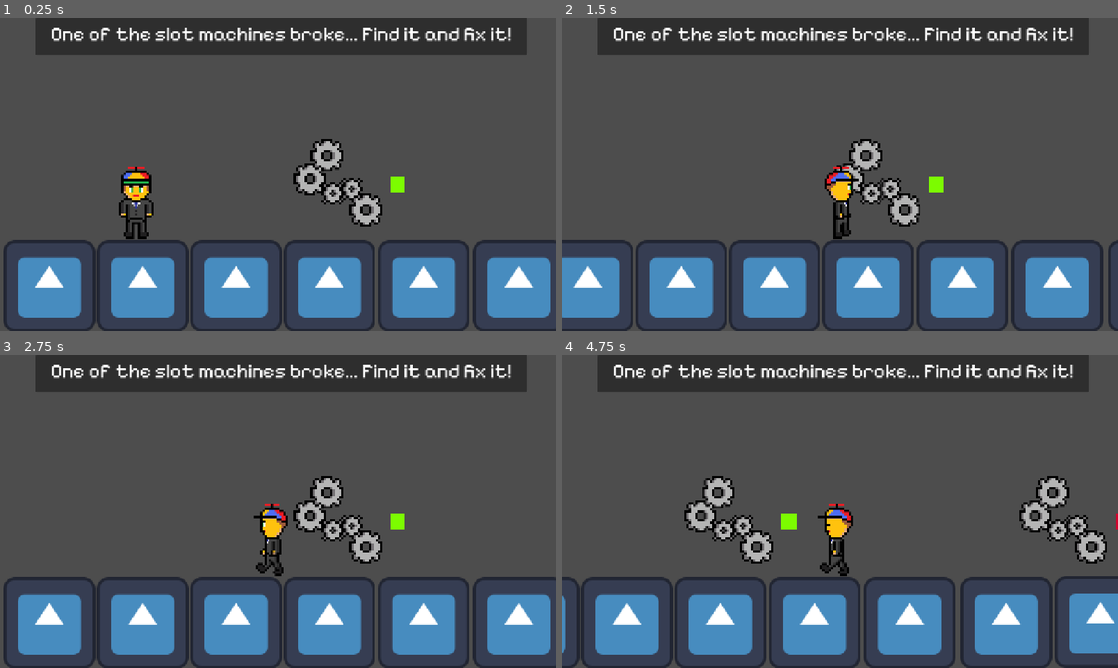
Above: before the commit, frames 1-4 (two rows, left to right).
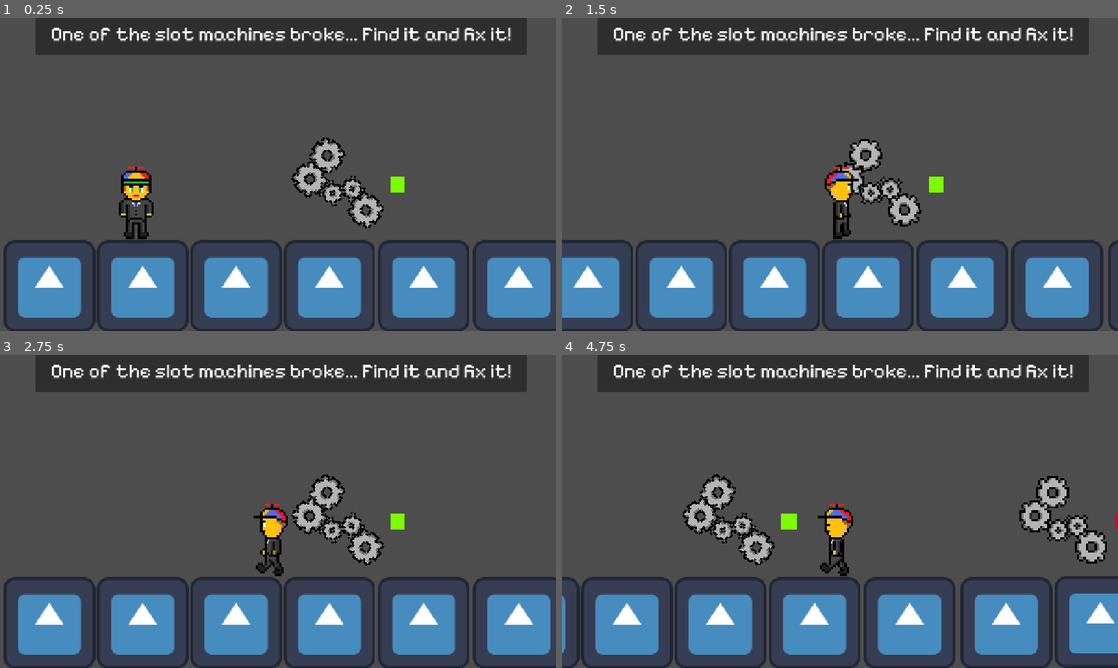
Above: after the commit, the same moments.

Repository: Chrisieee/very-serious-game
Game: Godot game, scene res://scenes/level_1.tscn
Same seed, same stepped clock (60 frames per second), same inputs: the game is played once before the commit and once after it. The engine's default icon, where the game draws it, is replaced by a stand-in: a white triangle on a blue panel in a dark square.
Inputs:
- Up to frame 1 (0.25 s): no input
- Up to frame 2 (1.5 s): hold D (right) from 0.53 s (still down); tap E (interact) at 0.6, 1.35 s
- Up to frame 3 (2.75 s): release D (right) at 2.03 s; hold A (left) from 2.03 s (still down); tap E (interact) at 2.1 s
- Up to frame 4 (4.75 s): release A (left) at 2.78 s; hold D (right) 2.78-4.28 s; tap E (interact) at 2.85, 3.6, 4.35 s; hold A (left) from 4.28 s (still down)

The runs differ from the first frame. In frame 1, 0.9% of the frame differs, in the area x 52-69%, y 38-68%; in frame 2, 0.7%; in frame 3, 1.0%; in frame 4, 1.0%, in the area x 21-39%, y 38-68%.

Commit message:
project structuur wat opgeschoont

Diff:
--- a/parts/gears.tscn
+++ b/parts/gears.tscn
@@ -1,14 +1,103 @@
 [gd_scene format=3 uid="uid://b0vnlhsyvpw4g"]
 
 [ext_resource type="Texture2D" uid="uid://b1gecqvaxo8bk" path="res://src/images/gear.png" id="1_l656a"]
-[ext_resource type="Script" uid="uid://rv4qerojtl6" path="res://scripts/gears.gd" id="1_vw2y1"]
+[ext_resource type="Script" uid="uid://rv4qerojtl6" path="res://scripts/machine.gd" id="1_vw2y1"]
 [ext_resource type="Texture2D" uid="uid://c44nywrpcnn2o" path="res://src/images/gear1.png" id="2_vo74o"]
+
+[sub_resource type="Animation" id="Animation_vw2y1"]
+length = 0.001
+tracks/0/type = "value"
+tracks/0/imported = false
+tracks/0/enabled = true
+tracks/0/path = NodePath("Gear:rotation")
+tracks/0/interp = 1
+tracks/0/loop_wrap = true
+tracks/0/keys = {
+"times": PackedFloat32Array(0),
+"transitions": PackedFloat32Array(1),
+"update": 0,
+"values": [0.0]
+}
+
+[sub_resource type="Animation" id="Animation_d6nkt"]
+resource_name = "on"
+length = 2.0050000000000003
+loop_mode = 1
+tracks/0/type = "value"
+tracks/0/imported = false
+tracks/0/enabled = true
+tracks/0/path = NodePath("Gear:rotation")
+tracks/0/interp = 1
+tracks/0/loop_wrap = true
+tracks/0/keys = {
+"times": PackedFloat32Array(0, 2),
+"transitions": PackedFloat32Array(1, 1),
+"update": 0,
+"values": [0.0, 6.283185307179586]
+}
+tracks/1/type = "value"
+tracks/1/imported = false
+tracks/1/enabled = true
+tracks/1/path = NodePath("Gear1:rotation")
+tracks/1/interp = 1
+tracks/1/loop_wrap = true
+tracks/1/keys = {
+"times": PackedFloat32Array(0, 2),
+"transitions": PackedFloat32Array(1, 1),
+"update": 0,
+"values": [0.0, -6.283185307179586]
+}
+tracks/2/type = "value"
+tracks/2/imported = false
+tracks/2/enabled = true
+tracks/2/path = NodePath("Gear2:rotation")
+tracks/2/interp = 1
+tracks/2/loop_wrap = true
+tracks/2/keys = {
+"times": PackedFloat32Array(0, 2),
+"transitions": PackedFloat32Array(1, 1),
+"update": 0,
+"values": [0.0, 6.283185307179586]
+}
+tracks/3/type = "value"
+tracks/3/imported = false
+tracks/3/enabled = true
+tracks/3/path = NodePath("Gear3:rotation")
+tracks/3/interp = 1
+tracks/3/loop_wrap = true
+tracks/3/keys = {
+"times": PackedFloat32Array(0, 2),
+"transitions": PackedFloat32Array(1, 1),
+"update": 0,
+"values": [0.0, -6.283185307179586]
+}
+tracks/4/type = "value"
+tracks/4/imported = false
+tracks/4/enabled = true
+tracks/4/path = NodePath("Gear4:rotation")
+tracks/4/interp = 1
+tracks/4/loop_wrap = true
+tracks/4/keys = {
+"times": PackedFloat32Array(0, 2),
+"transitions": PackedFloat32Array(1, 1),
+"update": 0,
+"values": [0.0, 6.283185307179586]
+}
+
+[sub_resource type="AnimationLibrary" id="AnimationLibrary_xgtut"]
+_data = {
+&"RESET": SubResource("Animation_vw2y1"),
+&"on": SubResource("Animation_d6nkt")
+}
 
 [sub_resource type="RectangleShape2D" id="RectangleShape2D_odlsx"]
 size = Vector2(205, 202)
 
 [node name="gears" type="Area2D" unique_id=1995702643]
 script = ExtResource("1_vw2y1")
+
+[node name="AnimationPlayer" type="AnimationPlayer" parent="." unique_id=1135219355]
+libraries/ = SubResource("AnimationLibrary_xgtut")
 
 [node name="Gear" type="Sprite2D" parent="." unique_id=1446678525]
 position = Vector2(-38, -38)
--- a/scenes/begin.tscn
+++ b/scenes/begin.tscn
@@ -1,43 +1,82 @@
 [gd_scene format=3 uid="uid://c3xmbf757phux"]
 
-[sub_resource type="StyleBoxFlat" id="StyleBoxFlat_upal7"]
-bg_color = Color(0.2127223, 0.657036, 0.80039006, 1)
+[ext_resource type="Texture2D" uid="uid://b36djhn8xihgn" path="res://src/images/screen.png" id="1_v2w7f"]
+[ext_resource type="Script" uid="uid://p3k6jlubb1qj" path="res://scripts/button.gd" id="2_c2vp5"]
 
 [node name="Begin" type="Node2D" unique_id=701612388]
 
-[node name="CanvasLayer" type="CanvasLayer" parent="." unique_id=837418354]
+[node name="Window" type="Window" parent="." unique_id=1520673015]
+oversampling_override = 1.0
+initial_position = 1
+size = Vector2i(1000, 500)
+borderless = true
+always_on_top = true
 
-[node name="CenterContainer" type="CenterContainer" parent="CanvasLayer" unique_id=150967333]
-offset_right = 1283.0
-offset_bottom = 715.0
+[node name="Screen" type="Sprite2D" parent="Window" unique_id=576558144]
+position = Vector2(501.5, 251)
+scale = Vector2(0.5035, 0.506)
+texture = ExtResource("1_v2w7f")
 
-[node name="Control" type="Control" parent="CanvasLayer/CenterContainer" unique_id=1924469471]
+[node name="MarginContainer" type="MarginContainer" parent="Window" unique_id=2030184328]
+anchors_preset = 15
+anchor_right = 1.0
+anchor_bottom = 1.0
+grow_horizontal = 2
+grow_vertical = 2
+size_flags_horizontal = 3
+size_flags_vertical = 3
+theme_override_constants/margin_left = 60
+theme_override_constants/margin_top = 50
+theme_override_constants/margin_right = 60
+theme_override_constants/margin_bottom = 30
+
+[node name="VBoxContainer" type="VBoxContainer" parent="Window/MarginContainer" unique_id=463983853]
 layout_mode = 2
+theme_override_constants/separation = 30
 
-[node name="Panel" type="Panel" parent="CanvasLayer/CenterContainer/Control" unique_id=722344983]
-layout_mode = 1
-anchors_preset = 5
-anchor_left = 0.5
-anchor_right = 0.5
-offset_left = -283.0
-offset_right = 283.0
-offset_bottom = 214.0
-grow_horizontal = 2
+[node name="RichTextLabel" type="RichTextLabel" parent="Window/MarginContainer/VBoxContainer" unique_id=939670448]
+custom_minimum_size = Vector2(0, 80)
+layout_mode = 2
+bbcode_enabled = true
+text = "[color=black][font_size=65
+]Behind the Slots"
+horizontal_alignment = 1
+vertical_alignment = 1
 
-[node name="MarginContainer" type="MarginContainer" parent="CanvasLayer/CenterContainer/Control/Panel" unique_id=136656446]
+[node name="RichTextLabel2" type="RichTextLabel" parent="Window/MarginContainer/VBoxContainer" unique_id=1707818195]
+layout_mode = 2
+size_flags_vertical = 3
+bbcode_enabled = true
+text = "[color=black][font_size=22] You just accepted a job as the person who repairs slot machines.
+
+When you're on the job, you get shrunk down so you can fit inside the slot machines and fix them.
+
+This is a very serious job so don't mess it up!
+"
+horizontal_alignment = 1
+vertical_alignment = 1
+
+[node name="MarginContainer" type="MarginContainer" parent="Window/MarginContainer/VBoxContainer" unique_id=1017867571]
+custom_minimum_size = Vector2(0, 50)
+layout_mode = 2
+theme_override_constants/margin_left = 250
+theme_override_constants/margin_right = 250
+
+[node name="Button" type="Button" parent="Window/MarginContainer/VBoxContainer/MarginContainer" unique_id=2061167502]
+layout_mode = 2
+size_flags_vertical = 3
+script = ExtResource("2_c2vp5")
+
+[node name="RichTextLabel" type="RichTextLabel" parent="Window/MarginContainer/VBoxContainer/MarginContainer/Button" unique_id=1060484657]
 layout_mode = 1
 anchors_preset = 15
 anchor_right = 1.0
 anchor_bottom = 1.0
 grow_horizontal = 2
 grow_vertical = 2
-
-[node name="VBoxContainer" type="VBoxContainer" parent="CanvasLayer/CenterContainer/Control/Panel/MarginContainer" unique_id=2094507711]
-layout_mode = 2
-theme_override_constants/separation = 10
-
-[node name="MenuButton" type="MenuButton" parent="CanvasLayer/CenterContainer/Control/Panel/MarginContainer/VBoxContainer" unique_id=993606154]
-layout_mode = 2
-theme_override_font_sizes/font_size = 45
-theme_override_styles/normal = SubResource("StyleBoxFlat_upal7")
-text = "Start game"
+mouse_filter = 2
+bbcode_enabled = true
+text = "[color=white][font_size=40
+]Start"
+horizontal_alignment = 1
+vertical_alignment = 1
--- a/scenes/level_1.tscn
+++ b/scenes/level_1.tscn
@@ -1,5 +1,6 @@
 [gd_scene format=3 uid="uid://b7wpa27d27wsh"]
 
+[ext_resource type="Script" uid="uid://c40k20q5b6r6v" path="res://scripts/level_1.gd" id="1_4nkto"]
 [ext_resource type="PackedScene" uid="uid://d2h0o4hste43r" path="res://parts/player.tscn" id="1_014kd"]
 [ext_resource type="PackedScene" uid="uid://b0vnlhsyvpw4g" path="res://parts/gears.tscn" id="2_bswci"]
 [ext_resource type="Script" uid="uid://mcy5npn5bpup" path="res://scripts/minigame_container.gd" id="3_rus8k"]
@@ -11,6 +12,7 @@
 size = Vector2(218.5, 211)
 
 [node name="level1" type="Node2D" unique_id=2074154245]
+script = ExtResource("1_4nkto")
 
 [node name="gears3" parent="." unique_id=1277832161 instance=ExtResource("2_bswci")]
 position = Vector2(2420, 480)
--- a/scenes/minigames/gear_minigame.tscn
+++ b/scenes/minigames/gear_minigame.tscn
@@ -1,7 +1,7 @@
 [gd_scene format=3 uid="uid://d1v1sbjpcbmx4"]
 
 [ext_resource type="Texture2D" uid="uid://b36djhn8xihgn" path="res://src/images/screen.png" id="1_7tmqv"]
-[ext_resource type="Script" uid="uid://m6g06dmsyecn" path="res://scripts/gear_minigame.gd" id="1_wicu7"]
+[ext_resource type="Script" uid="uid://m6g06dmsyecn" path="res://scripts/gear_minigame/gear_minigame.gd" id="1_wicu7"]
 [ext_resource type="PackedScene" uid="uid://1ivogitwgck0" path="res://parts/win_popup.tscn" id="2_7tmqv"]
 
 [node name="gearMinigame" type="Node2D" unique_id=2110204404]
--- a/scenes/minigames/lever_minigame.tscn
+++ b/scenes/minigames/lever_minigame.tscn
@@ -1,7 +1,7 @@
 [gd_scene format=3 uid="uid://b5i6w51k2jywl"]
 
-[ext_resource type="Script" uid="uid://bws3coc7tgkl" path="res://scripts/lever_minigame.gd" id="1_yxu7n"]
-[ext_resource type="Script" uid="uid://27ksy44y43q5" path="res://scripts/lever.gd" id="2_ecm6j"]
+[ext_resource type="Script" uid="uid://bws3coc7tgkl" path="res://scripts/lever_minigame/lever_minigame.gd" id="1_yxu7n"]
+[ext_resource type="Script" uid="uid://27ksy44y43q5" path="res://scripts/lever_minigame/lever.gd" id="2_ecm6j"]
 [ext_resource type="Texture2D" uid="uid://b36djhn8xihgn" path="res://src/images/screen.png" id="2_ncafp"]
 [ext_resource type="Texture2D" uid="uid://dkkqwkg6ki4jv" path="res://src/images/lever-down.png" id="3_e77q5"]
 [ext_resource type="Texture2D" uid="uid://c8owyu82v4o24" path="res://src/images/lever-up.png" id="3_ncafp"]
--- a/scenes/minigames/plug_minigame.tscn
+++ b/scenes/minigames/plug_minigame.tscn
@@ -1,7 +1,7 @@
 [gd_scene format=3 uid="uid://blegqfl7v00d1"]
 
 [ext_resource type="Texture2D" uid="uid://b36djhn8xihgn" path="res://src/images/screen.png" id="1_4m3bd"]
-[ext_resource type="Script" uid="uid://dpqg2orhldjsb" path="res://scripts/plug_minigame.gd" id="1_80ipq"]
+[ext_resource type="Script" uid="uid://dpqg2orhldjsb" path="res://scripts/plug_minigame/plug_minigame.gd" id="1_80ipq"]
 [ext_resource type="PackedScene" uid="uid://1ivogitwgck0" path="res://parts/win_popup.tscn" id="2_80ipq"]
 
 [node name="plugMinigame" type="Node2D" unique_id=585696369]
--- a/scenes/minigames/wire_minigame.tscn
+++ b/scenes/minigames/wire_minigame.tscn
@@ -1,10 +1,10 @@
 [gd_scene format=3 uid="uid://d3q7s81j88kl3"]
 
-[ext_resource type="Script" uid="uid://c7cf66cuj55fw" path="res://scripts/wire_minigame.gd" id="1_j35fn"]
+[ext_resource type="Script" uid="uid://c7cf66cuj55fw" path="res://scripts/wire_minigame/wire_minigame.gd" id="1_j35fn"]
 [ext_resource type="Texture2D" uid="uid://b36djhn8xihgn" path="res://src/images/screen.png" id="1_rasex"]
 [ext_resource type="PackedScene" uid="uid://1ivogitwgck0" path="res://parts/win_popup.tscn" id="2_rasex"]
-[ext_resource type="Script" uid="uid://brm0voaepam6f" path="res://scripts/wire_end_left.gd" id="4_qctsc"]
-[ext_resource type="Script" uid="uid://b5lcwvm1ki07w" path="res://scripts/wire_end_right.gd" id="5_xa282"]
+[ext_resource type="Script" uid="uid://brm0voaepam6f" path="res://scripts/wire_minigame/wire_end_left.gd" id="4_qctsc"]
+[ext_resource type="Script" uid="uid://b5lcwvm1ki07w" path="res://scripts/wire_minigame/wire_end_right.gd" id="5_xa282"]
 
 [sub_resource type="LabelSettings" id="LabelSettings_xa282"]
 font_size = 20
@@ -30,7 +30,7 @@
 offset_right = 996.0
 offset_bottom = 117.0
 bbcode_enabled = true
-text = "[color=black][font_size=45] Connect the wires"
+text = "[color=black][font_size=45] Connect the wires by clicking"
 horizontal_alignment = 1
 
 [node name="leftWireEnds" type="Control" parent="Window" unique_id=709011566]
--- /dev/null
+++ b/scripts/button.gd
@@ -0,0 +1,4 @@
+extends Button
+
+func _pressed():
+	get_tree().change_scene_to_file("res://scenes/level_1.tscn")
--- a/scripts/game_manager.gd
+++ b/scripts/game_manager.gd
@@ -3,8 +3,8 @@
 var machines
 var brokenMachine
 
-func _ready():
-	await get_tree().process_frame #hij wacht 1 frame zodat alles laad
+func initialize_level():
+	await get_tree().process_frame
 	machines = get_tree().get_nodes_in_group("machines")
 	break_machine()
 
--- a/scripts/level_1.gd
+++ b/scripts/level_1.gd
@@ -1,4 +1,5 @@
 extends Node2D
 
 func _ready():
-	GameManager._ready()
+	await get_tree().process_frame #hij wacht 1 frame zodat alles laad
+	GameManager.initialize_level()
--- a/scripts/gears.gd
+++ b/scripts/machine.gd
@@ -5,6 +5,12 @@
 
 func _ready():
 	add_to_group("machines")
+
+func _process(delta: float):
+	if isWorking:
+		$AnimationPlayer.play("on")
+	else:
+		$AnimationPlayer.stop()
 
 func _on_body_entered(body) -> void:
 	if !isWorking:
--- a/scripts/minigame_manager.gd
+++ b/scripts/minigame_manager.gd
@@ -6,6 +6,10 @@
 	preload("res://scenes/minigames/wire_minigame.tscn"),
 	#preload("res://scenes/minigames/plug_minigame.tscn"),
 ]
+var current = 0
+
+func _ready():
+	minigames.shuffle()
 
 func start_random_minigame():
 	if minigames.is_empty(): return
@@ -13,10 +17,12 @@
 	var container = get_tree().get_first_node_in_group("minigame_container")
 	var player = get_tree().current_scene.get_node("player")
 
-	var random_scene = minigames.pick_random()
+	var random_scene = minigames[current]
 	var game = random_scene.instantiate()
 
 	container.add_child(game)
+	current += 1
+	if current > minigames.size() - 1: current = 0
 	player.ableToMove = false
 
 func close_minigame():
--- a/scripts/wire_minigame.gd
+++ b/scripts/wire_minigame/wire_minigame.gd
@@ -59,6 +59,7 @@
 	check.append(wireId)
 	var number = check.size()
 
+	#TODO: je kan nog dezelfde klikken
 	if check.size() == 2:
 		if check[0] == check[1]:
 			correct.append(check[0])
Not shown, added: scripts/button.gd.uid
Renamed: scripts/gear_minigame.gd -> scripts/gear_minigame/gear_minigame.gd
Renamed: scripts/gear_minigame.gd.uid -> scripts/gear_minigame/gear_minigame.gd.uid
Renamed: scripts/lever.gd -> scripts/lever_minigame/lever.gd
Renamed: scripts/lever.gd.uid -> scripts/lever_minigame/lever.gd.uid
Renamed: scripts/lever_minigame.gd -> scripts/lever_minigame/lever_minigame.gd
Renamed: scripts/lever_minigame.gd.uid -> scripts/lever_minigame/lever_minigame.gd.uid
Renamed: scripts/gears.gd.uid -> scripts/machine.gd.uid
Renamed: scripts/plug_minigame.gd -> scripts/plug_minigame/plug_minigame.gd
Renamed: scripts/plug_minigame.gd.uid -> scripts/plug_minigame/plug_minigame.gd.uid
Renamed: scripts/wire_end_left.gd -> scripts/wire_minigame/wire_end_left.gd
Renamed: scripts/wire_end_left.gd.uid -> scripts/wire_minigame/wire_end_left.gd.uid
(and 3 more such lines)
